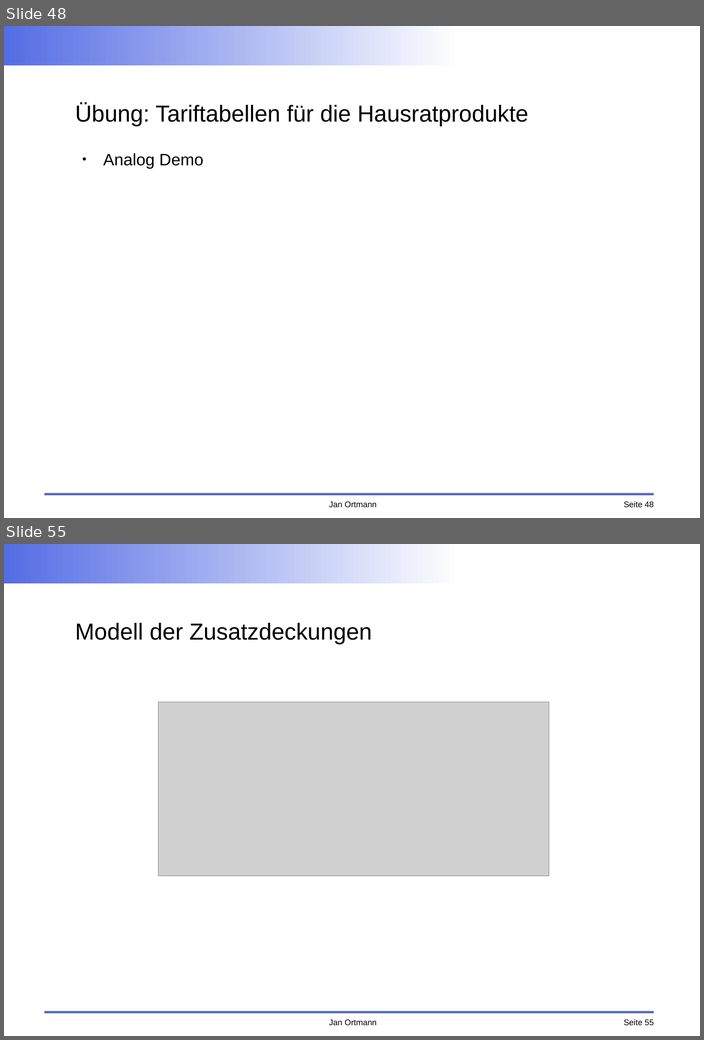
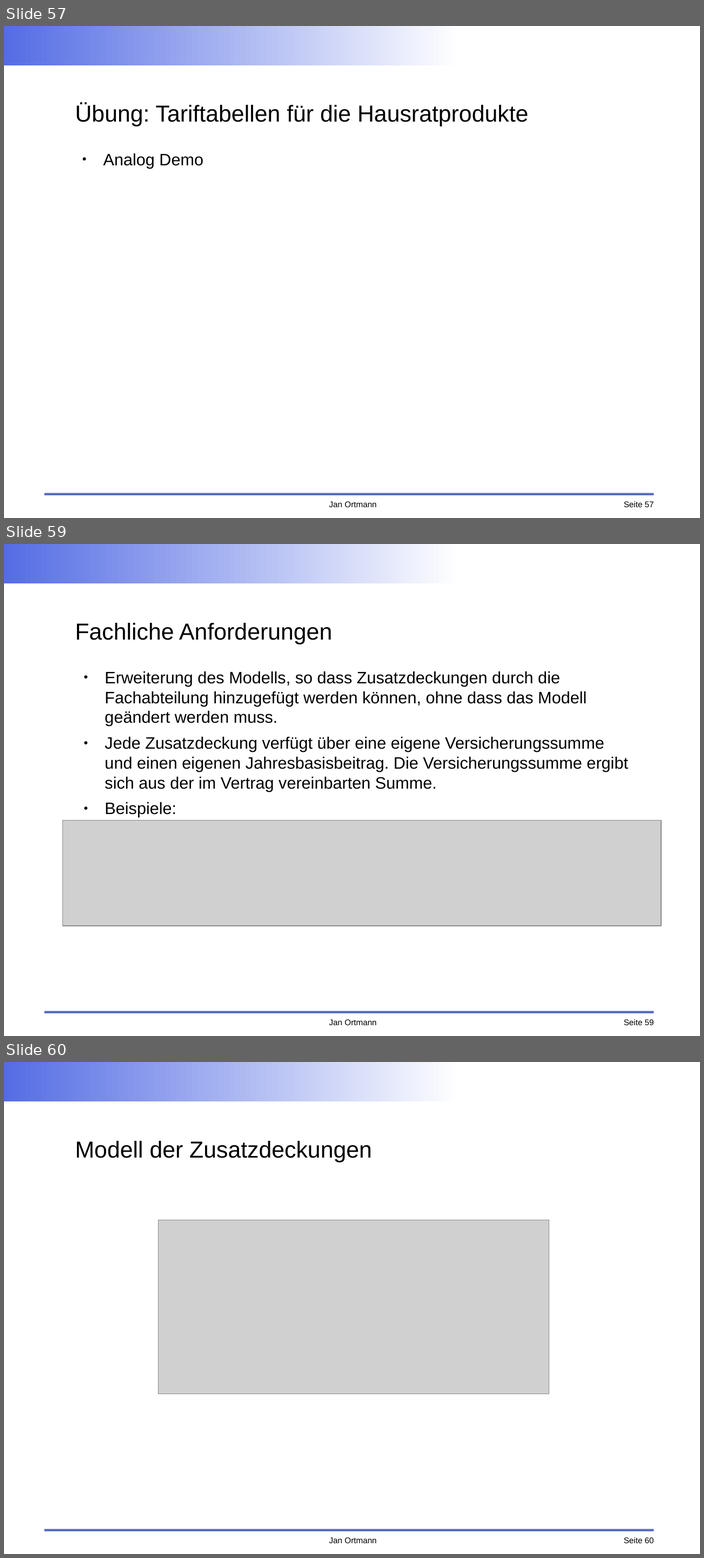
Before and after one commit to faktorips/faktorips.base, a slide deck: org.faktorips.doc/schulung/anwendungsentwicklung/FaktorIPS-Schulung.odp. Shown one above the other, each under a label of ours: slides 48 and 55 before the commit, slides 57, 59 and 60 after it; the slides between them are not shown. The pictures are 704x1040 and 704x1558 pixels, drawn with LibreOffice and Linux fonts; fonts in the diff are those of the drawing; grey boxes stand for pictures; background and template pictures are left out. Boxes give left, top, right and bottom in pixels: in the first picture for what was removed or moved away, otherwise in the second. Text is boxed around its words. In the diff, an @@ line names an element or a change of style, - is before the commit and + after.

```diff
--- a/org.faktorips.doc/schulung/anwendungsentwicklung/FaktorIPS-Schulung.odp
+++ b/org.faktorips.doc/schulung/anwendungsentwicklung/FaktorIPS-Schulung.odp
@@ slide 59 added at bbox=[4, 544, 700, 1036], background #FFFFFF; not listed: 4 template elements that a slide beside it also shows @@
@@ title added at bbox=[75, 623, 332, 644], 28 pt, text #000000 @@
+Fachliche Anforderungen
@@ text added at bbox=[104, 671, 628, 817], 20 pt, text #000000 @@
+● Erweiterung des Modells, so dass Zusatzdeckungen durch die Fachabteilung hinzugefügt werden können, ohne dass das Modell geändert werden muss.
+● Jede Zusatzdeckung verfügt über eine eigene Versicherungssumme und einen eigenen Jahresbasisbeitrag. Die Versicherungssumme ergibt sich aus der im Vertrag vereinbarten Summe.
+● Beispiele:
@@ picture added at bbox=[62, 820, 661, 926] @@
@@ what was slide 48 is now slide 57 @@
@@ page number at bbox=[623, 501, 654, 507]: text changed @@
-Seite 48
+Seite 57
@@ what was slide 55 is now slide 60 @@
@@ page number at bbox=[623, 1537, 654, 1543]: text changed @@
-Seite 55
+Seite 60
```
Also in this commit, not shown: 14 slides changed, 12 other slides added, 5 slides removed, 18 other files.
